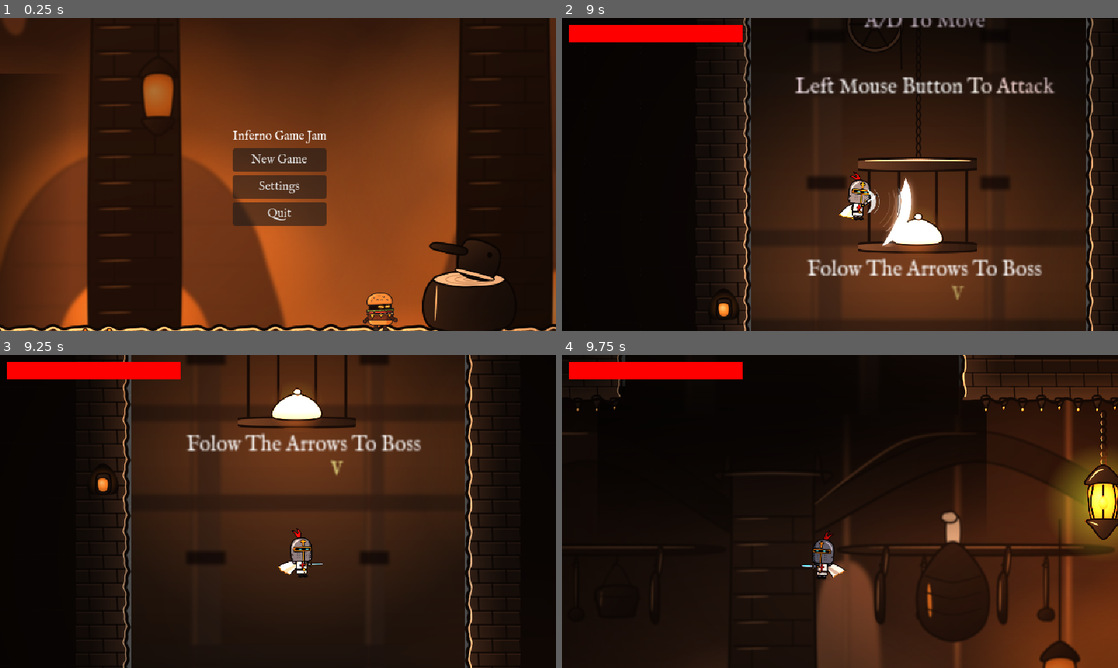
Above: before the commit, frames 1-4 (two rows, left to right).
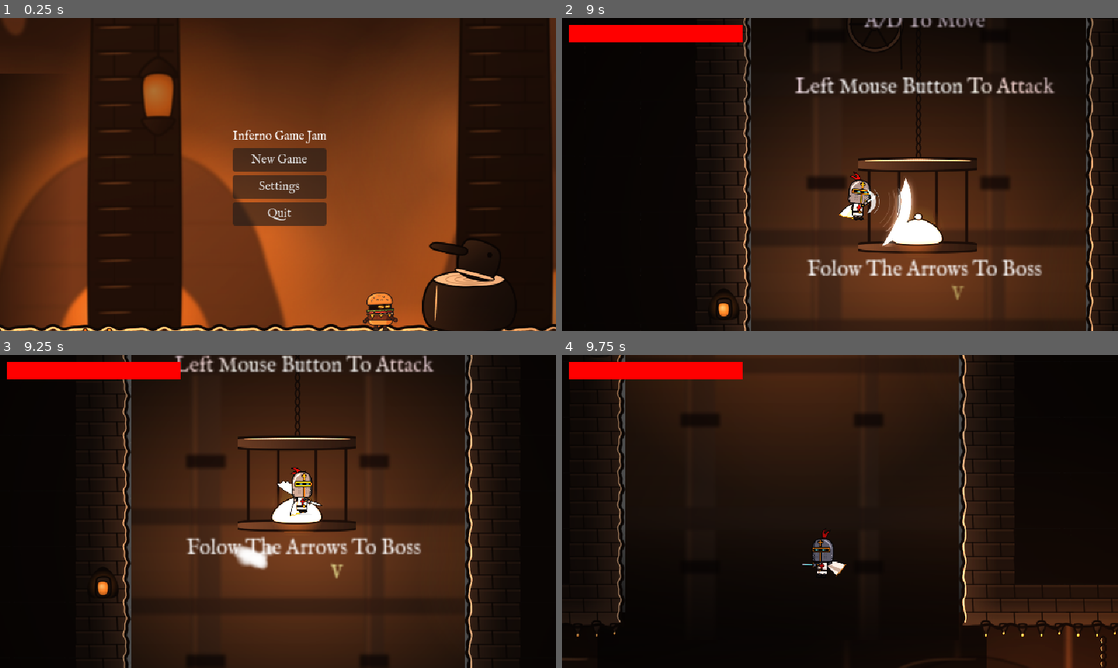
Above: after the commit, the same moments.

Repository: Jadelaawar42027/inferno-game-jam
Game: Godot game, scene res://scenes/ui/mainMenu.tscn
Two runs of this game, one before a commit and one after it. Both use one fixed random seed, a clock stepped at 60 frames per second and the inputs below.
Inputs (mouse positions are in pixels of both pictures, inside the frame that each line leads up to):
- Up to frame 1 (0.25 s): no input
- Up to frame 2 (9 s): click "Settings" at 0.5 s; click "Keybinds" at 1.25 s; click "Back" at 2 s; click "Back" at 2.75 s; click "New Game" at 3.5 s; tap Enter (ui_accept) at 4.25 s; move the mouse to (962, 158) at 4.27 s; press the mouse at (962, 158) at 4.28 s; hold D (move_right) 4.28-5.78 s; tap Space (jump) at 4.52, 4.82, 5.27, 5.57, 6.6, 6.77, 7.07, 7.52, 7.82, 8.27, 8.57 s; tap Shift (dash) at 4.55, 5.1, 7.55, 8.1 s; move the mouse to (728, 190) at 5.02 s; release the mouse at (728, 190) at 5.03 s; tap K (throw) at 5.3, 5.85, 8.3 s; move the mouse to (895, 105) at 5.77 s; hold A (move_left) 5.78-6.53 s; hold Space (jump) 5.78-6.53 s; move the mouse to (812, 237) at 6.52 s; hold D (move_right) 6.53-8.03 s; click (812, 237) at 6.8 s; move the mouse to (1006, 221) at 7.27 s; press the mouse at (1006, 221) at 7.28 s; tap Escape (pause) at 7.9 s; move the mouse to (673, 127) at 8.02 s; release the mouse at (673, 127) at 8.03 s; hold A (move_left) 8.03-8.78 s; move the mouse to (867, 174) at 8.77 s; hold D (move_right) from 8.78 s (still down); hold E (interact) from 8.78 s (still down); click (867, 174) at 8.92 s
- Up to frame 3 (9.25 s): keep holding D (move_right); keep holding E (interact); tap Space (jump) at 9.05 s
- Up to frame 4 (9.75 s): move the mouse to (756, 433) at 9.52 s; release D (move_right) at 9.53 s; release E (interact) at 9.53 s; hold A (move_left) from 9.53 s (still down); tap Q (invisibility) at 9.6 s

Frames 1-2 are identical in both runs. In frame 3, 33% of the frame differs, in the area x 16-94%, y 0-100%; in frame 4, 50%, in the area x 0-100%, y 0-100%.

Commit message:
Added double jump

Diff:
--- a/levels/gluttony/rooms/0_gluttony_level.tscn
+++ b/levels/gluttony/rooms/0_gluttony_level.tscn
@@ -3464,10 +3464,18 @@
 text = "Folow The Arrows To Boss"
 
 [node name="Tutorial2" parent="Tutorial" unique_id=27449550 instance=ExtResource("912_hub")]
-position = Vector2(3984, 646.4)
+position = Vector2(3900, 656)
 text = "Space To Jump
 
 Jump + Down Slash To Pogo
+"
+
+[node name="Tutorial3" parent="Tutorial" unique_id=1812372519 instance=ExtResource("912_hub")]
+position = Vector2(4041, 656)
+text = "Double Tap Space To
+Double Jump
+
+Head Down Now!
 "
 
 [node name="GuideArrows" type="Node2D" parent="." unique_id=1675589963]
@@ -3558,6 +3566,7 @@
 
 [node name="TeppaniOni" parent="." unique_id=1351169364 instance=ExtResource("913_hub")]
 position = Vector2(6976, 1613.33)
+boss_track = ""
 
 [node name="ArenaTrigger" parent="." unique_id=979082255 node_paths=PackedStringArray("boss", "gates") instance=ExtResource("915_hub")]
 position = Vector2(6512, 1564)
--- a/scenes/bosses/ferry_beast.tscn
+++ b/scenes/bosses/ferry_beast.tscn
@@ -91,6 +91,7 @@
 guide_name = "Virgil"
 guide_portrait = ExtResource("6_gf6tm")
 sfx_prefix = "beast"
+boss_track = "fraud_boss"
 
 [node name="CollisionShape2D" parent="." index="0" unique_id=220595465]
 position = Vector2(0, 17)
--- a/scenes/bosses/labyrinth_butcher.tscn
+++ b/scenes/bosses/labyrinth_butcher.tscn
@@ -108,6 +108,7 @@
 guide_name = "Virgil"
 guide_portrait = ExtResource("6_mm4tc")
 sfx_prefix = "butcher"
+boss_track = "violence_boss"
 
 [node name="CollisionShape2D" parent="." index="0" unique_id=220595465]
 shape = SubResource("RectangleShape2D_ouu0a")
--- a/scenes/bosses/living_statue.tscn
+++ b/scenes/bosses/living_statue.tscn
@@ -88,6 +88,7 @@
 guide_name = "Virgil"
 guide_portrait = ExtResource("6_23gyv")
 sfx_prefix = "statue"
+boss_track = "greed_boss"
 
 [node name="CollisionShape2D" parent="." index="0" unique_id=220595465]
 position = Vector2(0, -2)
--- a/scenes/bosses/satan.tscn
+++ b/scenes/bosses/satan.tscn
@@ -71,6 +71,7 @@
 guide_name = "Virgil"
 guide_portrait = ExtResource("5_2ultc")
 sfx_prefix = "satan"
+boss_track = "satan_boss"
 
 [node name="CollisionShape2D" parent="." index="0" unique_id=220595465]
 position = Vector2(0, -70)
--- a/scenes/bosses/teppani_oni.tscn
+++ b/scenes/bosses/teppani_oni.tscn
@@ -78,6 +78,7 @@
 guide_name = "Virgil"
 guide_portrait = ExtResource("6_aq8lw")
 sfx_prefix = "oni"
+boss_track = "gluttony_boss"
 
 [node name="CollisionShape2D" parent="." index="0" unique_id=220595465]
 position = Vector2(0, -3)
--- a/scenes/cutscenes/ending.gd
+++ b/scenes/cutscenes/ending.gd
@@ -1,5 +1,7 @@
 extends Node2D
 
+func _ready() -> void:
+	MusicManager.play("final_poem", 2.0)
 
 func _unhandled_input(event: InputEvent) -> void:
 	if event.is_action_pressed("ui_accept"): GameState.quit_to_menu()
--- a/scenes/cutscenes/intro.gd
+++ b/scenes/cutscenes/intro.gd
@@ -20,6 +20,7 @@
 const VIRGIL_PORTRAIT := preload("res://assets/sprites/portraits/virgil_portrait.png")
 
 func _ready() -> void:
+	MusicManager.play("awakening")
 	var pulse := create_tween().set_loops()
 	pulse.tween_property(circle_glow, "modulate:a", 0.3, 2.2).set_trans(Tween.TRANS_SINE)
 	pulse.parallel().tween_property(circle_light, "energy", 0.55, 2.2).set_trans(Tween.TRANS_SINE)
--- a/scenes/player/player.tscn
+++ b/scenes/player/player.tscn
@@ -14,6 +14,7 @@
 [ext_resource type="PackedScene" uid="uid://7ekpfe2fw7i1" path="res://scenes/ui/dialogMenu.tscn" id="9_5gtgg"]
 [ext_resource type="PackedScene" uid="uid://ll5nmp7qtrjb" path="res://scenes/ui/healthBar.tscn" id="13_gx1jg"]
 [ext_resource type="AudioStream" uid="uid://cal3bo6ejbnay" path="res://sound_effects/Player/sfx_player_walking.wav" id="14_ugbui"]
+[ext_resource type="PackedScene" path="res://scenes/player/double_jump_puff.tscn" id="15_fcs02"]
 
 [sub_resource type="RectangleShape2D" id="RectangleShape2D_docu8"]
 size = Vector2(12, 22)
@@ -215,6 +216,8 @@
 stream = ExtResource("14_ugbui")
 bus = &"SFX"
 
+[node name="DoubleJumpPuff" parent="." unique_id=996782103 instance=ExtResource("15_fcs02")]
+
 [editable path="Hurtbox"]
 [editable path="Attacks/SideSlash"]
 [editable path="Attacks/UpSlash"]
--- a/scripts/GameState/game_state.gd
+++ b/scripts/GameState/game_state.gd
@@ -66,6 +66,7 @@
 	else: get_tree().change_scene_to_file(path)
 	await get_tree().process_frame
 	await get_tree().process_frame
+	MusicManager.play_for_scene(get_tree().current_scene.scene_file_path)
 	get_tree().paused = false
 	await fade(0.0)
 	transitioning = false
--- a/scripts/autoload/music_manager.gd
+++ b/scripts/autoload/music_manager.gd
@@ -38,20 +38,23 @@
 	add_child(b)
 	current = a
 
-
 func play(key: String, fade := 1.0) -> void:
 	if key == current_key: return
+	if not TRACKS.has(key):
+		push_warning("Music missing: " + key)
+		return
 	current_key = key
 	var next := b if current == a else a
 	next.stream = TRACKS[key]
 	next.volume_db = -40.0
 	next.play()
+	var old := current
+	current = next
 	var t := create_tween().set_parallel()
 	t.tween_property(next, "volume_db", 0.0, fade)
-	t.tween_property(current, "volume_db", -40.0, fade)
+	t.tween_property(old, "volume_db", -40.0, fade)
 	await t.finished
-	current.stop()
-	current = next
+	if old != current: old.stop()
 
-func play_for_scene(path: String) -> void:
-	if FLOOR_TRACKS.has(path): play(FLOOR_TRACKS[path])
+func play_for_scene(path: String, fade := 1.0) -> void:
+	if FLOOR_TRACKS.has(path): play(FLOOR_TRACKS[path], fade)
--- a/scripts/bosses/boss.gd
+++ b/scripts/bosses/boss.gd
@@ -29,6 +29,7 @@
 @export var guide_name := "Virgil"
 @export var guide_portrait: Texture2D
 @export var sfx_prefix := ""
+@export var boss_track := ""
 
 var intro_done := false
 var phase := 1
@@ -54,6 +55,7 @@
 	if active or is_dead or p == null: return
 	player_target = p
 	active = true
+	if boss_track != "": MusicManager.play(boss_track, 0.5)
 	boss_started.emit()
 	brain()
 
@@ -130,6 +132,7 @@
 	for child in get_children():
 		if child is Hitbox: child.deactivate()
 	boss_defeated.emit()
+	MusicManager.play_for_scene(get_tree().current_scene.scene_file_path, 2.0)
 	sfx("death")
 	say("death")
 	if sprite.sprite_frames and sprite.sprite_frames.has_animation("death"):
--- a/scripts/player/player.gd
+++ b/scripts/player/player.gd
@@ -68,6 +68,13 @@
 @export var hard_land_speed := 600.0
 var slash_combo := 0
 var is_dead = false
+
+@export var max_air_jumps := 1
+@export var double_jump_velocity :float = -290
+@onready var double_jump_puff: CPUParticles2D = $DoubleJumpPuff
+
+var air_jumps_left := 0
+
 
 func start_attack(dir: float) -> void:
 	if dir != 0:
@@ -121,6 +128,7 @@
 
 	if is_on_floor():
 		coyote_timer = coyote_time
+		air_jumps_left = max_air_jumps
 	else:
 		coyote_timer -= delta
 
@@ -148,6 +156,13 @@
 			velocity.y = jump_velocity
 			jump_buffer_timer = 0
 			coyote_timer = 0
+		elif Input.is_action_just_pressed("jump") and air_jumps_left > 0:
+			velocity.y = double_jump_velocity
+			air_jumps_left -= 1
+			jump_buffer_timer = 0
+			double_jump_puff.restart()
+			play_action("double_jump")
+
 
 		if Input.is_action_just_released("jump") and velocity.y < 0:
 			velocity.y *= jump_cut_multiplier
